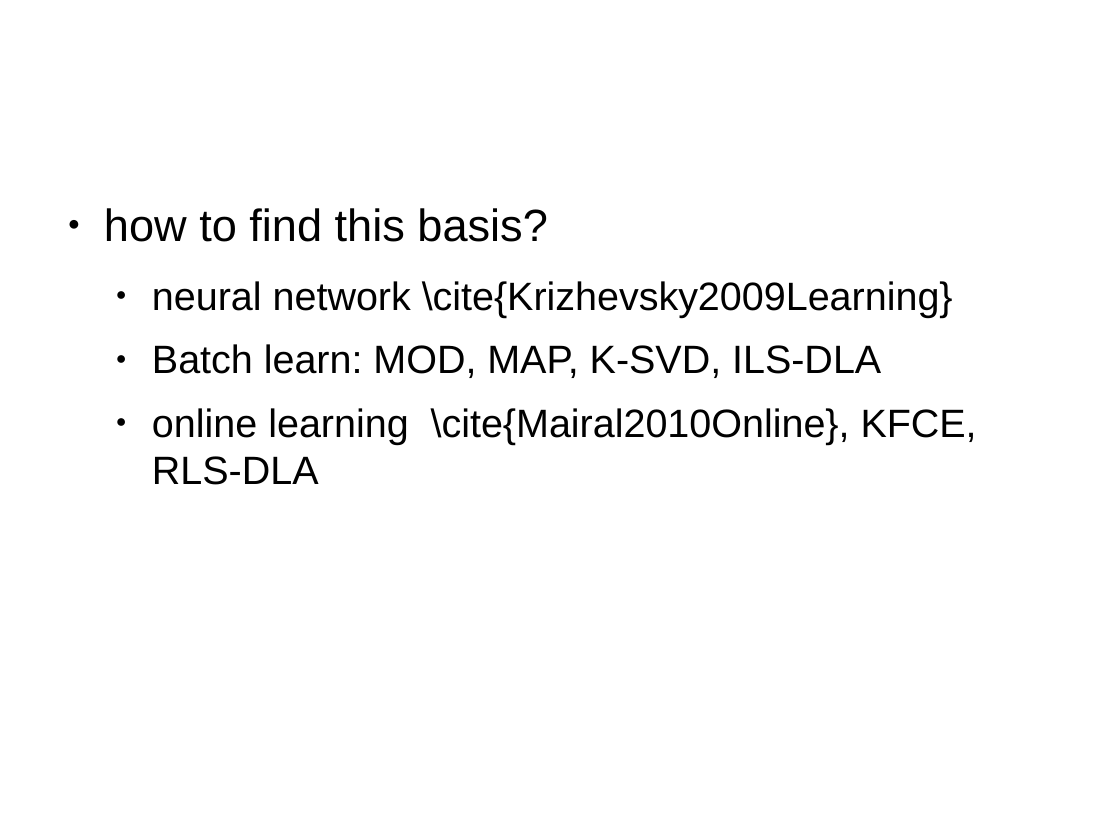
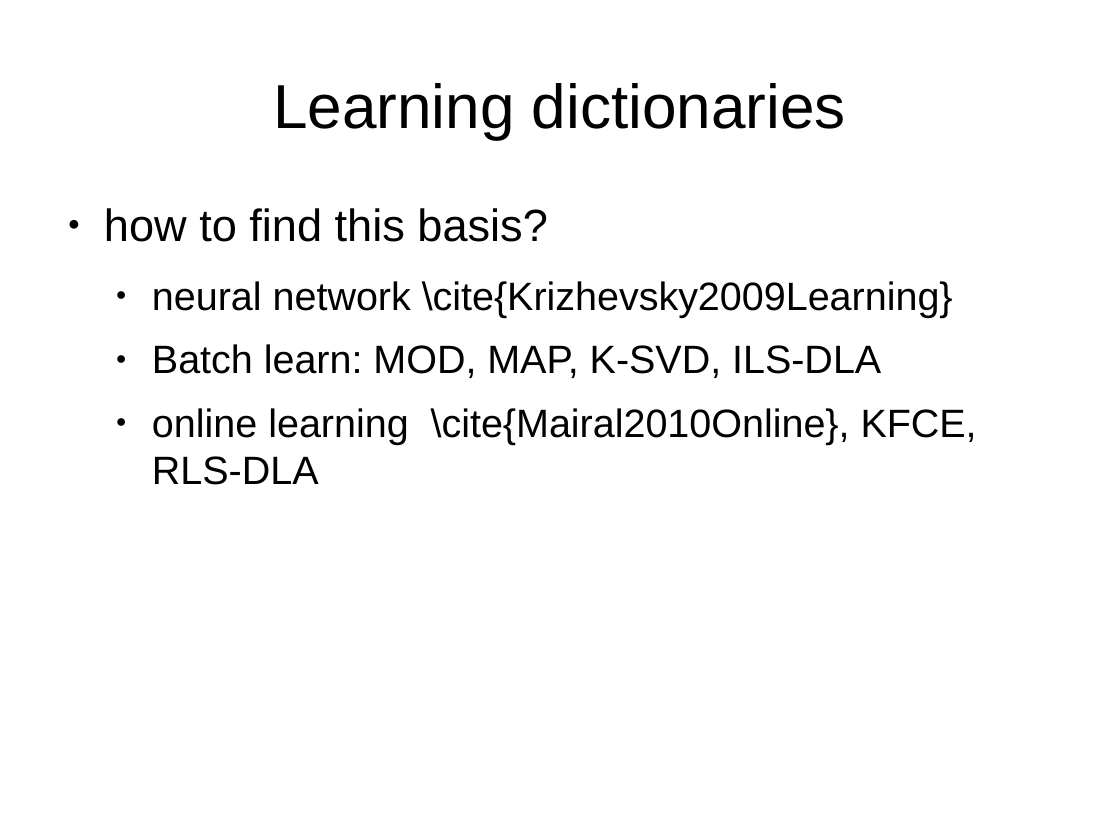
Before and after one commit to Sebu/sprs, a slide deck: slide 13 of progress_report/progress_report.odp (slide 17 before the commit). Drawn at 1120x840 pixels with LibreOffice and Linux fonts; fonts in the diff are those of the drawing. Boxes give left, top, right and bottom in pixels: in the first picture for what was removed or moved away, otherwise in the second. Text is boxed around its words. In the diff, an @@ line names an element or a change of style, - is before the commit and + after.

```diff
--- a/progress_report/progress_report.odp
+++ b/progress_report/progress_report.odp
@@ title added at [273, 83, 846, 139], 44 pt, text #000000 @@
+Learning dictionaries
```
Also in this commit, not shown: 11 other slides changed, 2 slides added, 2 slides removed.
